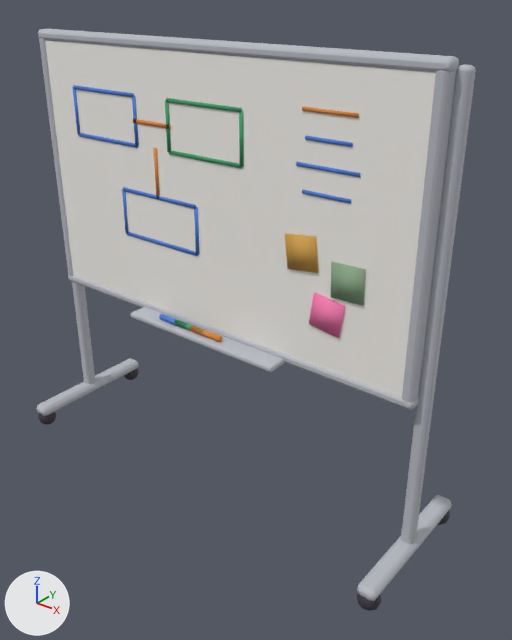
The glTF model public/models/whiteboard.glb: old version first, new version second.
The view is the same before and after, from a 50 mm lens placed at (1.389, -1.519, 1.598), pointed at (0.123, 0.063, 0.617). The axes (+X, +Y, +Z) are drawn at lower left. The lights are the same throughout. The first picture is the older version. Vertices at exactly the same position are counted once.

The first picture shows 'whiteboard'.
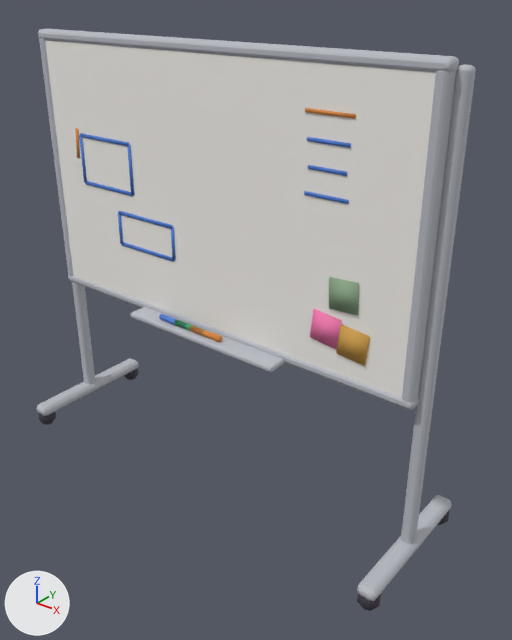
Changed parts and their boxes [x1, y1, x2, y2] in the pictures (512 x 640 px; the box of a moved part takes in the faces that stretch with it):
```json
{"part": 1, "of": "me_whiteboard", "change": "added", "after": [119, 211, 173, 229]}
{"part": 2, "of": "me_whiteboard", "change": "added", "after": [122, 242, 175, 262]}
{"part": 3, "of": "me_whiteboard", "change": "added", "after": [118, 212, 123, 244]}
{"part": 4, "of": "me_whiteboard", "change": "added", "after": [171, 227, 176, 260]}
{"part": 5, "of": "me_whiteboard", "change": "added", "after": [85, 181, 133, 196]}
{"part": 6, "of": "me_whiteboard", "change": "moved or reshaped", "before": [153, 148, 160, 196], "after": [127, 145, 134, 195]}
{"part": 7, "of": "me_whiteboard", "change": "added", "after": [307, 137, 351, 148]}
{"part": 8, "of": "me_whiteboard", "change": "moved or reshaped", "before": [305, 136, 353, 147], "after": [308, 165, 347, 176]}
{"part": 9, "of": "me_whiteboard", "change": "added", "after": [305, 108, 356, 119]}
{"part": 10, "of": "me_whiteboard", "change": "moved or reshaped", "before": [309, 293, 345, 338], "after": [336, 325, 370, 366]}
{"part": 11, "of": "me_whiteboard", "change": "moved or reshaped", "before": [331, 262, 365, 306], "after": [310, 309, 342, 349]}
{"part": 12, "of": "me_whiteboard", "change": "deleted", "before": [73, 85, 359, 273]}
{"part": 13, "of": "me_whiteboard", "change": "moved or reshaped", "before": [72, 87, 196, 209], "after": [75, 128, 129, 182]}
{"part": 14, "of": "me_whiteboard", "change": "moved or reshaped", "before": [302, 190, 351, 204], "after": [304, 191, 349, 204]}
{"part": 15, "of": "me_whiteboard", "change": "recoloured", "before": [296, 162, 360, 177], "after": [329, 277, 359, 316]}
```

The change, as JSON lines over the scene's bpy script:
```json
{"block": "me_whiteboard", "where": "# used by ob_whiteboard; location = (0.0, 0.0, 1.0)"}
{"op": "remove", "block": "me_whiteboard", "code": "me_whiteboard.from_pydata(...)  # 984 vertices, 1816 faces; spans x -0.76..0.76, y -0.22..0.28, z -1.0..0.44"}
{"op": "add", "block": "me_whiteboard", "code": "me_whiteboard.from_pydata(...)  # 872 vertices, 1612 faces; spans x -0.76..0.76, y -0.22..0.28, z -1.0..0.44"}
{"block": "me_whiteboard", "change": "me_whiteboard part 1: a new loose piece, a box spanning x -0.392..-0.1445, y -0.023..-0.019, z -0.1156..-0.1036, in mat_pal_marker_blue (blue #4f7fd9)"}
{"block": "me_whiteboard", "change": "me_whiteboard part 2: a new loose piece, a box spanning x -0.392..-0.1445, y -0.023..-0.019, z -0.2249..-0.2129, in mat_pal_marker_blue (blue #4f7fd9)"}
{"block": "me_whiteboard", "change": "me_whiteboard part 3: a new loose piece, a box spanning x -0.398..-0.386, y -0.023..-0.019, z -0.2189..-0.1096, in mat_pal_marker_blue (blue #4f7fd9)"}
{"block": "me_whiteboard", "change": "me_whiteboard part 4: a new loose piece, a box spanning x -0.1505..-0.1385, y -0.023..-0.019, z -0.2189..-0.1096, in mat_pal_marker_blue (blue #4f7fd9)"}
{"block": "me_whiteboard", "change": "me_whiteboard part 5: a new loose piece, a box spanning x -0.5521..-0.3174, y -0.023..-0.019, z -0.0414..-0.0294, in mat_pal_marker_blue (blue #4f7fd9)"}
{"block": "me_whiteboard", "change": "me_whiteboard part 6: the loose piece of 8 vertices spanning x -0.21..-0.19, y -0.02, z -0.03..0.13 is moved by (-0.12, 0.0, -0.01), in mat_pal_marker_blue (blue #4f7fd9)"}
{"block": "me_whiteboard", "change": "me_whiteboard part 7: a new loose piece, a box spanning x 0.3562..0.4838, y -0.023..-0.019, z 0.2225..0.2325, in mat_pal_marker_blue (blue #4f7fd9)"}
{"block": "me_whiteboard", "change": "me_whiteboard part 8: the loose piece of 8 vertices spanning x 0.35..0.49, y -0.02, z 0.23..0.24 is moved by (0.0, 0.0, -0.07)"}
{"block": "me_whiteboard", "change": "me_whiteboard part 9: a new loose piece, a box spanning x 0.3479..0.4921, y -0.023..-0.019, z 0.2925..0.3025, in mat_pal_marker_orange (orange #e08a3c)"}
{"block": "me_whiteboard", "change": "me_whiteboard part 10: the loose piece of 8 vertices spanning x 0.38..0.5, y -0.03..-0.02, z -0.3..-0.18 is moved by (0.09, 0.0, -0.06), in mat_pal_rug_mustard (orange #d4a24a)"}
{"block": "me_whiteboard", "change": "me_whiteboard part 11: the loose piece of 8 vertices spanning x 0.45..0.55, y -0.03..-0.02, z -0.18..-0.08 is scaled about its middle by (0.892, 1, 0.892), then moved by (-0.06, 0.0, -0.15), in mat_pal_role_designer (pink #ff7eb6)"}
{"block": "me_whiteboard", "change": "me_whiteboard part 12: 12 loose pieces with 96 vertices, spanning x -0.56..0.5, y -0.03..-0.02, z -0.18..0.3, are deleted"}
{"block": "me_whiteboard", "change": "me_whiteboard part 13: 15 vertices moved from x -0.57..-0.28, y -0.02, z -0.03..0.28 to x -0.58..-0.32, y -0.02, z -0.04..0.14; 5 vertices removed from x -0.28..-0.04, y -0.02, z -0.03..0.12; 5 vertices added at x -0.57..-0.55, y -0.02, z 0.05..0.14"}
{"block": "me_whiteboard", "change": "me_whiteboard part 14: 16 vertices moved from x 0.32..0.52, y -0.02, z 0.09..0.16 to x 0.35..0.54, y -0.03..-0.02, z -0.22..0.09"}
{"block": "me_whiteboard", "change": "me_whiteboard part 15: 12 faces spanning x 0.44..0.54, y -0.03..-0.02, z -0.22..-0.12 switch from mat_pal_marker_blue (blue #4f7fd9) to mat_pal_fabric_sage (greyish green #8eab8a)"}
{"block": "me_whiteboard", "change": "other edits to the shape of me_whiteboard do not show in these pictures"}
```
